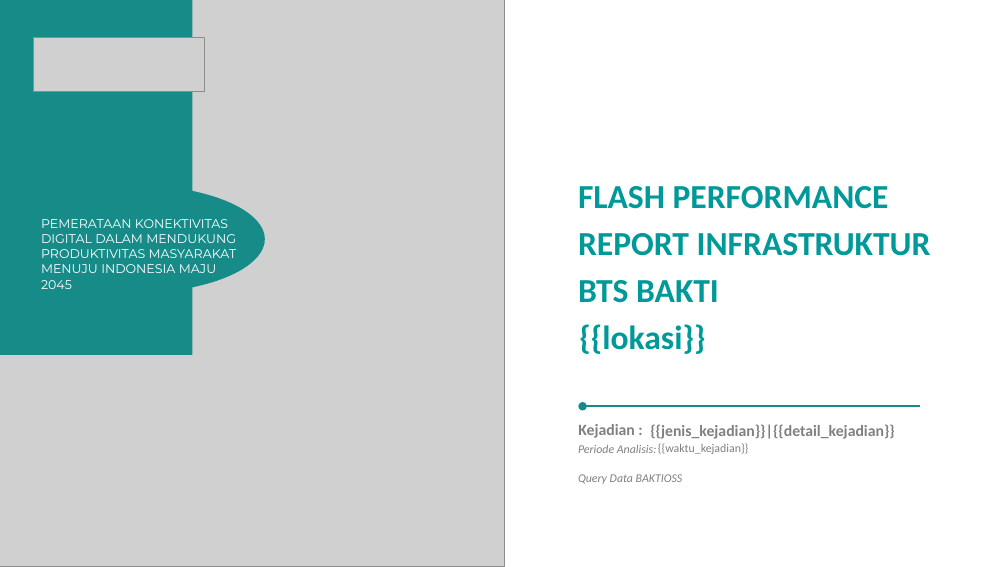
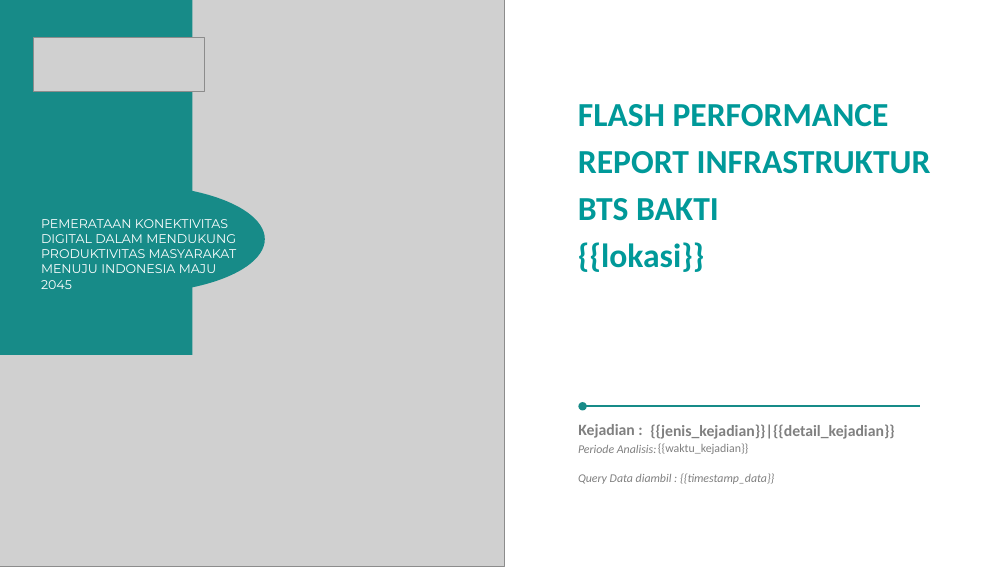
Before and after one commit to ilhamdyaksa/flash-report-dashboard, a slide deck: slide 1 of template_baku.pptx.pptx. Drawn at 1008x567 pixels with LibreOffice and Linux fonts; fonts in the diff are those of the drawing; grey boxes stand for pictures. Boxes give left, top, right and bottom in pixels: in the first picture for what was removed or moved away, otherwise in the second. Text is boxed around its words. In the diff, an @@ line names an element or a change of style, - is before the commit and + after.

```diff
--- a/template_baku.pptx.pptx
+++ b/template_baku.pptx.pptx
@@ text "FLASH PERFORMANCE REPORT INFRASTRUKTUR BTS ...": place and size @@
-text "FLASH PERFORMANCE REPORT INFRASTRUKTUR BTS ..." at [578, 186, 931, 303]
+text "FLASH PERFORMANCE REPORT INFRASTRUKTUR BTS ..." at [578, 104, 931, 272]
@@ text at [578, 242, 704, 272]: paragraph added @@
+{{lokasi}}
@@ text removed at [579, 324, 705, 354] @@
-{{lokasi}}
@@ text at [578, 473, 774, 484]: text changed @@
-Query Data BAKTIOSS
+Query Data diambil : {{timestamp_data}}
```
Also in this commit, not shown: 1 other slide changed, 1 slide added, 1 other file.
